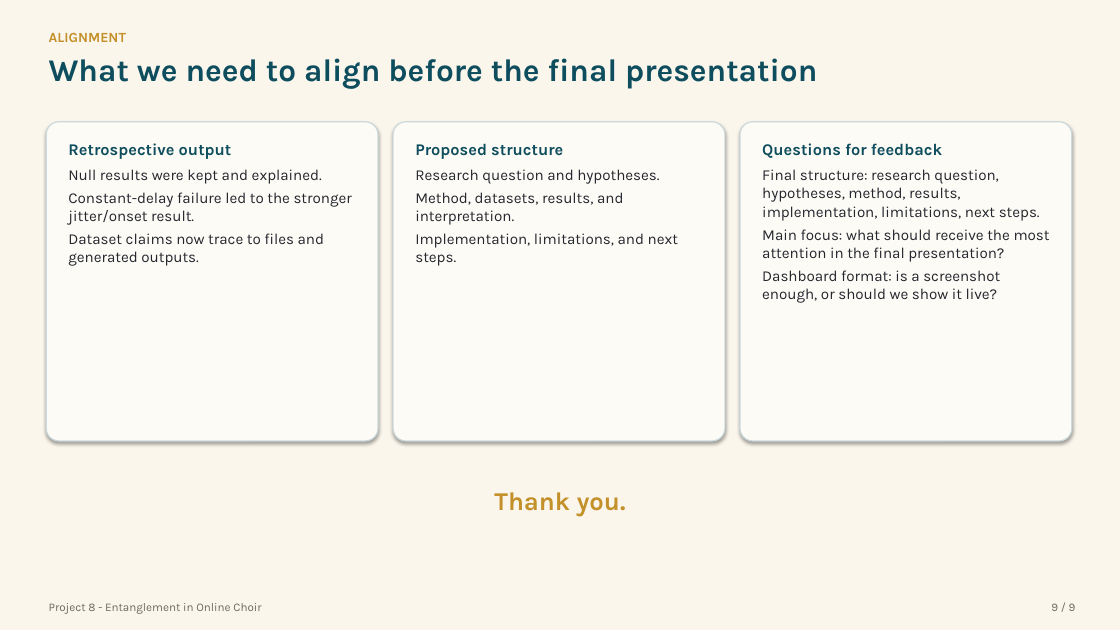
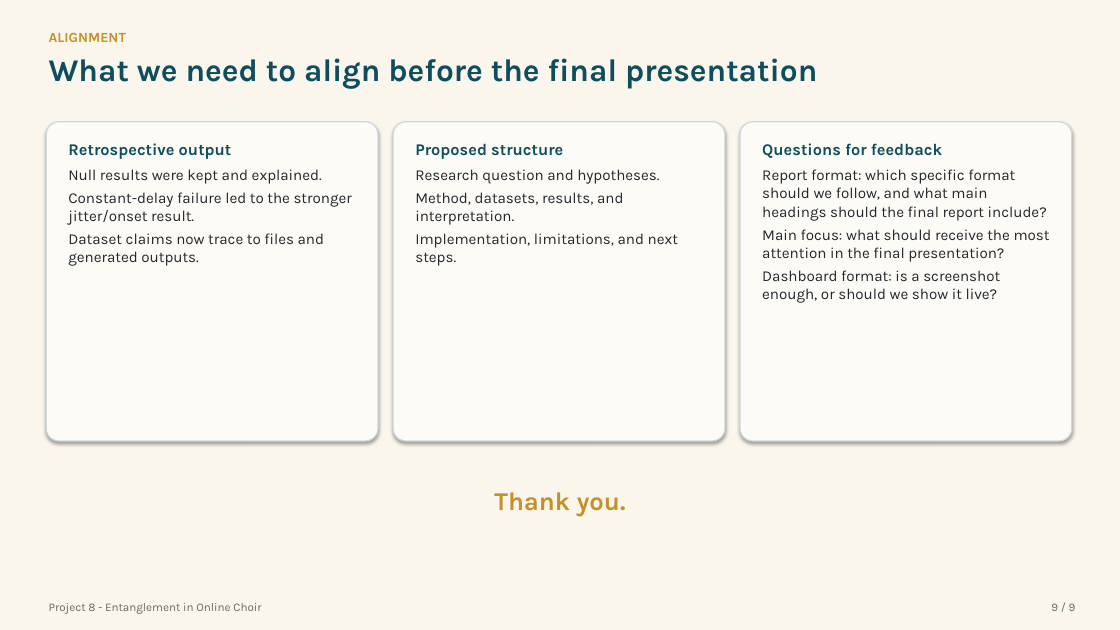
Before and after one commit to Zuraiz270/networked-choir-entanglement, a slide deck: slide 9 of output/jul09_status_meeting_vi.pptx. Drawn at 1120x630 pixels with LibreOffice and Linux fonts; fonts in the diff are those of the drawing. Boxes give left, top, right and bottom in pixels: in the first picture for what was removed or moved away, otherwise in the second. Text is boxed around its words. In the diff, an @@ line names an element or a change of style, - is before the commit and + after.

Commit message:
fix(script): refine feedback questions for final presentation structure

```diff
--- a/output/jul09_status_meeting_vi.pptx
+++ b/output/jul09_status_meeting_vi.pptx
@@ text in rounded rectangle at [762,169,1047,221]: text changed @@
-Final structure: research question, hypotheses, method, results, implementation, limitations, next steps.
+Report format: which specific format should we follow, and what main headings should the final report include?
```
Also in this commit, not shown: 8 other slides changed, 1 other file.
